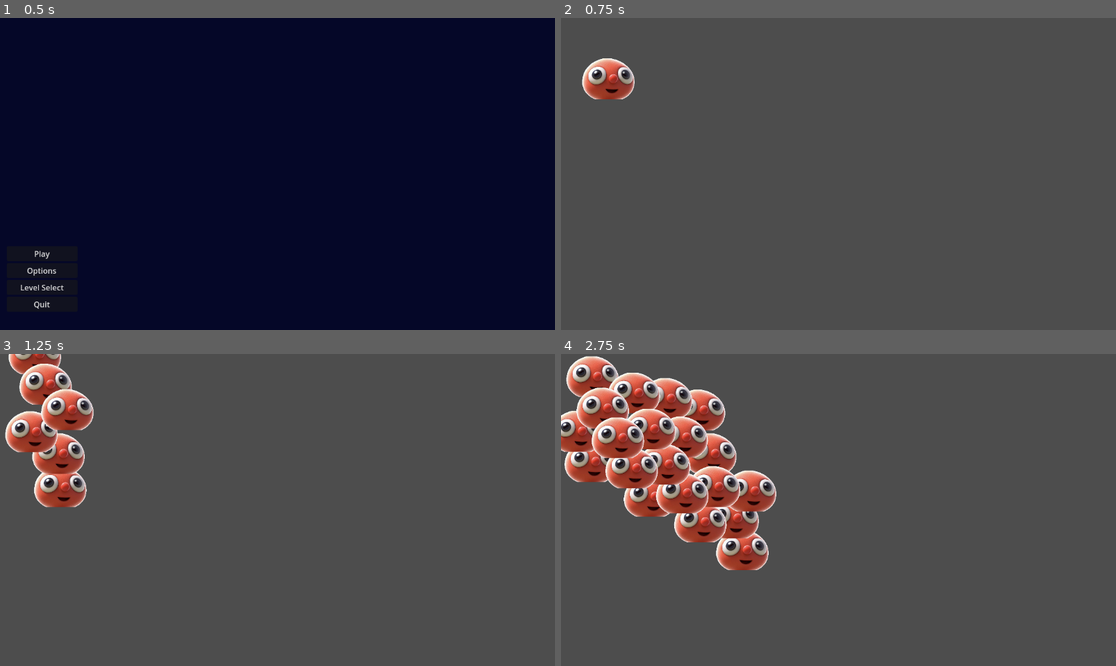
Above: before the commit, frames 1-4 (two rows, left to right).
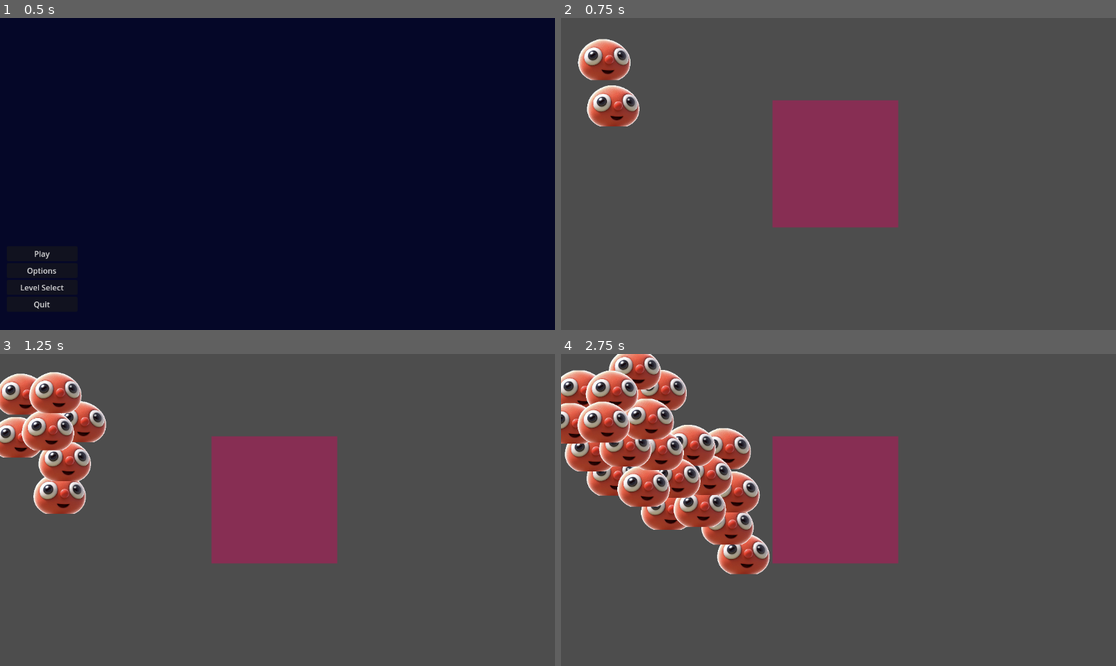
Above: after the commit, the same moments.

Repository: Joseph-Cloud/LittleGuysTheVisualExperience
Game: Godot game, scene res://Menu/Scenes/Main_menu.tscn
Two runs of this game, one before a commit and one after it. Both use one fixed random seed, a clock stepped at 60 frames per second and the inputs below.
Inputs (mouse positions are in pixels of both pictures, inside the frame that each line leads up to):
- Up to frame 1 (0.5 s): no input
- Up to frame 2 (0.75 s): click "Play" at 0.5 s
- Up to frame 3 (1.25 s): no input
- Up to frame 4 (2.75 s): move the mouse to (960, 494) at 1.27 s; move the mouse to (727, 525) at 2.02 s

Frame 1 is identical in both runs. In frame 2, 12% of the frame differs, in the area x 3-61%, y 6-68%; in frame 3, 15%; in frame 4, 24%, in the area x 0-61%, y 0-71%.

Commit message:
Added hazard feature that deletes object when collision happens

Diff:
--- /dev/null
+++ b/Hazards/env_hazards_scene.tscn
@@ -0,0 +1,20 @@
+[gd_scene load_steps=3 format=3 uid="uid://2vrhhm6tycib"]
+
+[ext_resource type="Script" path="res://Hazards/red_block.gd" id="1_talhs"]
+
+[sub_resource type="RectangleShape2D" id="RectangleShape2D_njftc"]
+size = Vector2(261, 264)
+
+[node name="Area2D" type="Area2D"]
+
+[node name="LavaCollision" type="CollisionShape2D" parent="."]
+position = Vector2(569, 303)
+shape = SubResource("RectangleShape2D_njftc")
+script = ExtResource("1_talhs")
+
+[node name="ColorRect" type="ColorRect" parent="."]
+offset_left = 439.0
+offset_top = 171.0
+offset_right = 700.0
+offset_bottom = 435.0
+color = Color(0.831373, 0.0235294, 0.356863, 0.431373)
--- /dev/null
+++ b/Hazards/red_block.gd
@@ -0,0 +1,11 @@
+extends CollisionShape2D
+
+
+# Called when the node enters the scene tree for the first time.
+func _ready():
+	pass # Replace with function body.
+
+
+# Called every frame. 'delta' is the elapsed time since the previous frame.
+func _process(delta):
+	pass
--- a/Levels/test_level.tscn
+++ b/Levels/test_level.tscn
@@ -1,8 +1,16 @@
-[gd_scene load_steps=2 format=3 uid="uid://de54p4xke0n5l"]
+[gd_scene load_steps=4 format=3 uid="uid://de54p4xke0n5l"]
 
 [ext_resource type="PackedScene" uid="uid://sg8o6c6pi48e" path="res://LittleGuys/little_guy_handler.tscn" id="1_u4ncu"]
+[ext_resource type="PackedScene" uid="uid://2vrhhm6tycib" path="res://Hazards/env_hazards_scene.tscn" id="2_2pq50"]
+[ext_resource type="PackedScene" uid="uid://2ppn6avdljax" path="res://LittleGuys/little_guy.tscn" id="2_b6hhc"]
 
 [node name="TestLevel" type="Node2D"]
 
 [node name="LittleGuyHandler" parent="." instance=ExtResource("1_u4ncu")]
 position = Vector2(96, 116)
+
+[node name="LittleGuy" parent="LittleGuyHandler" groups=["LittleGuy"] instance=ExtResource("2_b6hhc")]
+
+[node name="Hazards" parent="." instance=ExtResource("2_2pq50")]
+
+[connection signal="body_entered" from="Hazards" to="LittleGuyHandler" method="_on_hazards_body_entered"]
--- a/LittleGuys/little_guy.tscn
+++ b/LittleGuys/little_guy.tscn
@@ -6,17 +6,15 @@
 [sub_resource type="CircleShape2D" id="CircleShape2D_ow05s"]
 radius = 33.0
 
-[node name="LittleGuy" type="Node2D"]
-
-[node name="CharacterBody2D" type="CharacterBody2D" parent="."]
+[node name="LittleGuy" type="CharacterBody2D"]
 motion_mode = 1
 script = ExtResource("1_5kbmd")
 
-[node name="CollisionShape2D" type="CollisionShape2D" parent="CharacterBody2D"]
+[node name="CollisionShape2D" type="CollisionShape2D" parent="."]
 position = Vector2(0, 0.5)
 shape = SubResource("CircleShape2D_ow05s")
 
-[node name="Sprite2D" type="Sprite2D" parent="CharacterBody2D"]
+[node name="Sprite2D" type="Sprite2D" parent="."]
 position = Vector2(-1, 0.5)
 scale = Vector2(0.25, 0.25)
 texture = ExtResource("2_ogoun")
--- a/Scripts/LittleGuys/little_guy.gd
+++ b/Scripts/LittleGuys/little_guy.gd
@@ -10,3 +10,10 @@
 	var mouse_position = get_viewport().get_mouse_position()
 	velocity = ( mouse_position - position ).normalized() * speed
 	move_and_slide()
+	for i in get_slide_collision_count():
+		var collision = get_slide_collision(i)
+
+
+func _on_hazards_body_entered(body):
+	if body.is_in_group("LittleGuy"):
+		print("lava hit")
--- a/Scripts/LittleGuys/little_guy_handler.gd
+++ b/Scripts/LittleGuys/little_guy_handler.gd
@@ -44,6 +44,7 @@
 		var little_guy: Node = little_guy_scene.instantiate()
 		little_guy.position = position
 		node.add_child(little_guy)
+		little_guy.add_to_group("LittleGuy")
 		little_guys.append(little_guy)
 
 func _on_timer_timeout():
@@ -54,3 +55,9 @@
 
 func _on_kill_guy_by_id(little_guy_id):
 	remove_guy_by_id(little_guy_id)
+
+
+
+func _on_hazards_body_entered(body):
+	if body.is_in_group("LittleGuy"):
+		body.queue_free()
